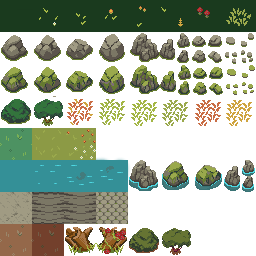
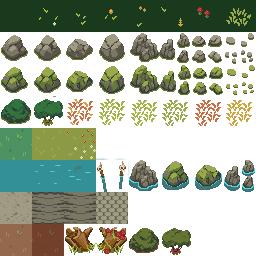
Before/after of a 256×256 layered artwork. What changed in the layer stack:
renamed "Layer 21" to "Layer 32", painted on it over [97, 160, 128, 192]
painted on "Layer 19" over [67, 160, 128, 192]
